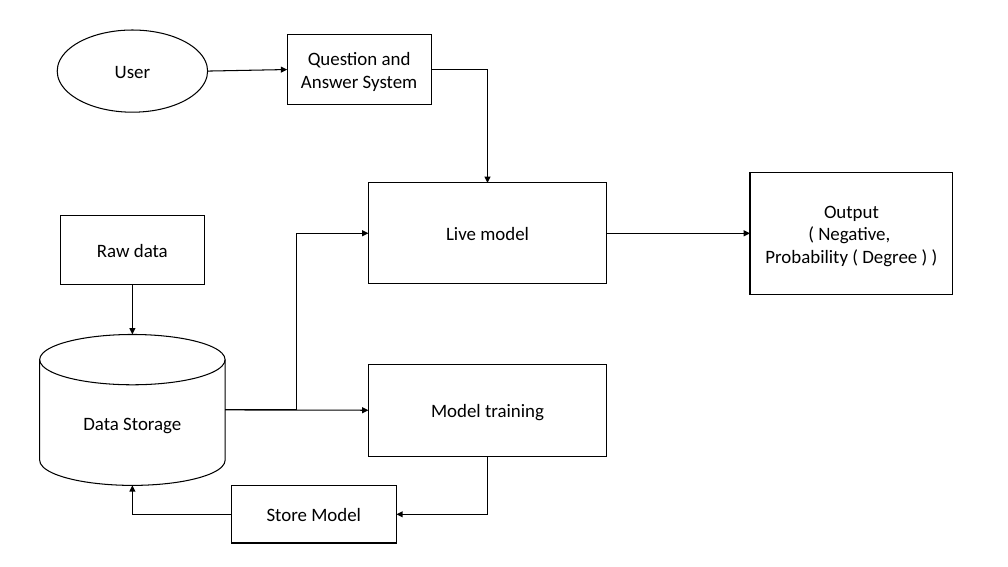
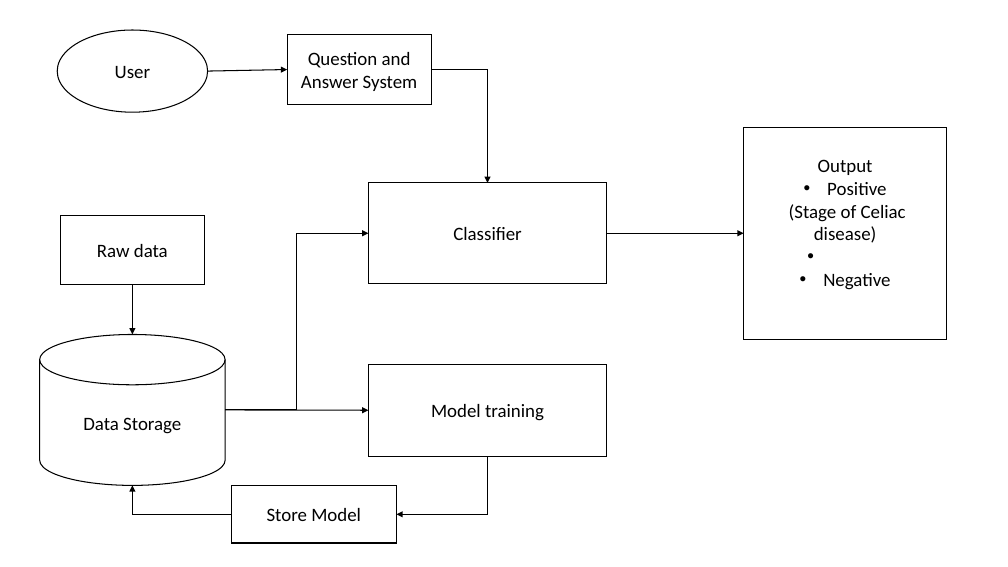
Before and after one commit to moribaleta/Fundamentals-of-Research, a slide deck: slide 1 of Gradient Boosting/system architecture.pptx. Drawn at 1008x567 pixels with LibreOffice and Linux fonts; fonts in the diff are those of the drawing. Boxes give left, top, right and bottom in pixels: in the first picture for what was removed or moved away, otherwise in the second. Text is boxed around its words. In the diff, an @@ line names an element or a change of style, - is before the commit and + after.

```diff
--- a/Gradient Boosting/system architecture.pptx
+++ b/Gradient Boosting/system architecture.pptx
@@ rectangle "Output": place and size @@
-rectangle "Output" at bbox=[750, 172, 954, 295]
+rectangle "Output" at bbox=[744, 127, 948, 340]
@@ text in rectangle at bbox=[789, 182, 906, 290]: text changed @@
-( Negative,
-Probability ( Degree ) )
+• Positive
+(Stage of Celiac disease)
+• Negative
@@ text in rectangle at bbox=[453, 227, 521, 240]: text changed @@
-Live model
+Classifier
@@ arrow moved from (607, 234) - (750, 234) to (607, 234) - (744, 234) @@
```
Also in this commit, not shown: 2 slides added, 14 other files.
